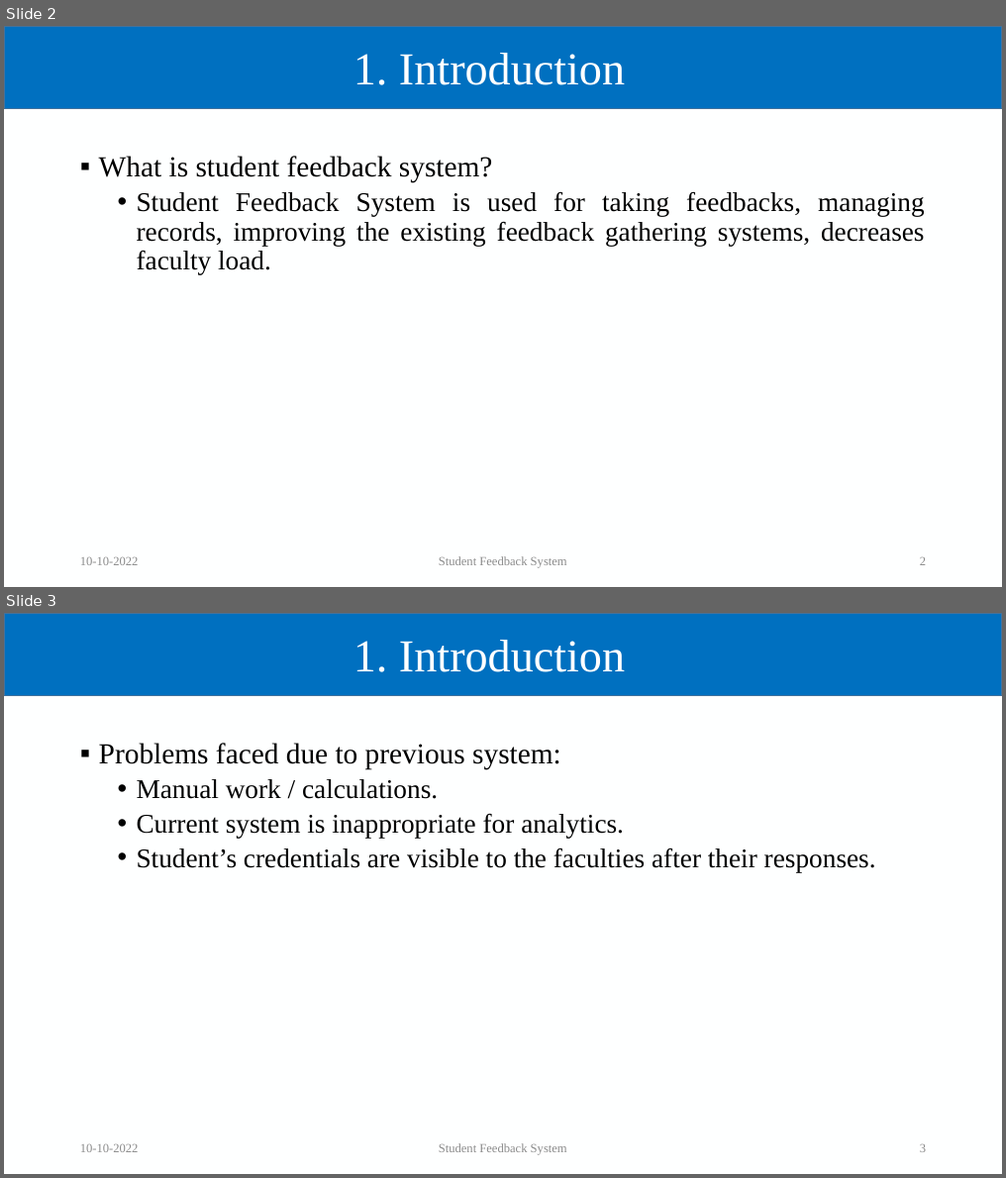
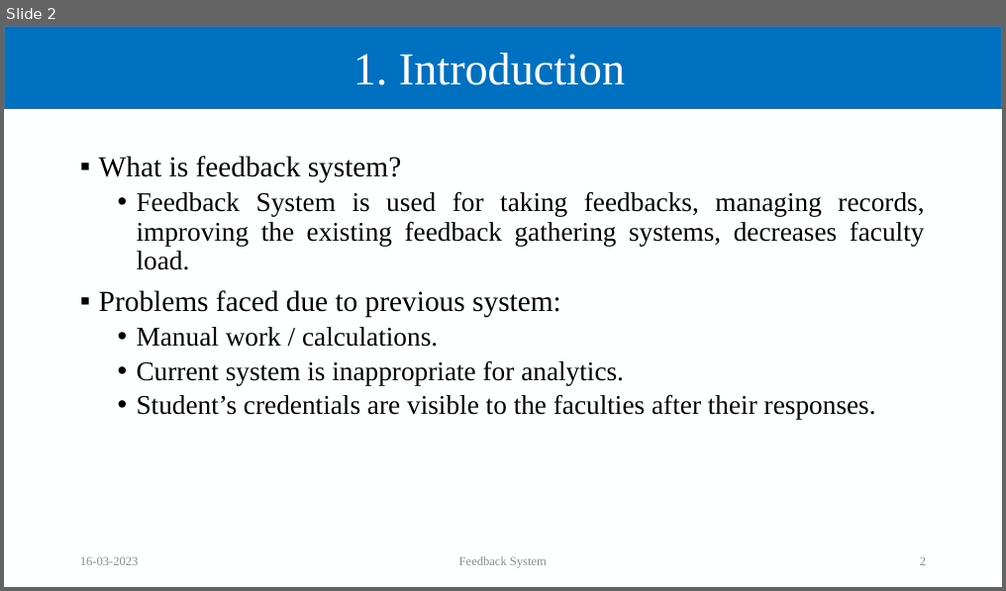
Before and after one commit to Suyash03022003/Feedback-System, a slide deck: Feedback.pptx. Shown one above the other, each under a label of ours: slides 2 and 3 before the commit, slide 2 after it. The pictures are 1006x1178 and 1006x591 pixels, drawn with LibreOffice and Linux fonts; fonts in the diff are those of the drawing; background and template pictures are left out. Boxes give left, top, right and bottom in pixels: in the first picture for what was removed or moved away, otherwise in the second. Text is boxed around its words. In the diff, an @@ line names an element or a change of style, - is before the commit and + after.

```diff
--- a/Feedback.pptx
+++ b/Feedback.pptx
@@ slide 3 removed at (4,613,1002,1174), background #FEFFFF; not listed: 1 template element that a slide beside it also shows @@
@@ title removed at (353,640,625,672) @@
-1. Introduction
@@ text removed at (99,743,876,872) @@
-▪ Problems faced due to previous system:
-  • Manual work / calculations.
-  • Current system is inappropriate for analytics.
-  • Student’s credentials are visible to the faculties after their responses.
@@ text removed at (80,1144,139,1153) @@
-10-10-2022
@@ text removed at (439,1144,567,1156) @@
-Student Feedback System
@@ page number removed at (920,1145,926,1153) @@
-3
@@ slide 2 changed as well @@
@@ text at (99,156,925,420): text changed @@
-▪ What is student feedback system?
-  • Student Feedback System is used for taking feedbacks, managing records, improving the existing feedback gathering systems, decreases faculty load.
+▪ What is feedback system?
+  • Feedback System is used for taking feedbacks, managing records, improving the existing feedback gathering systems, decreases faculty load.
+▪ Problems faced due to previous system:
+  • Manual work / calculations.
+  • Current system is inappropriate for analytics.
+  • Student’s credentials are visible to the faculties after their responses.
@@ text at (80,557,139,566): text changed @@
-10-10-2022
+16-03-2023
@@ text at (459,557,547,569): text changed @@
-Student Feedback System
+Feedback System
```
Also in this commit, not shown: 11 other slides changed, 1 slide added.
